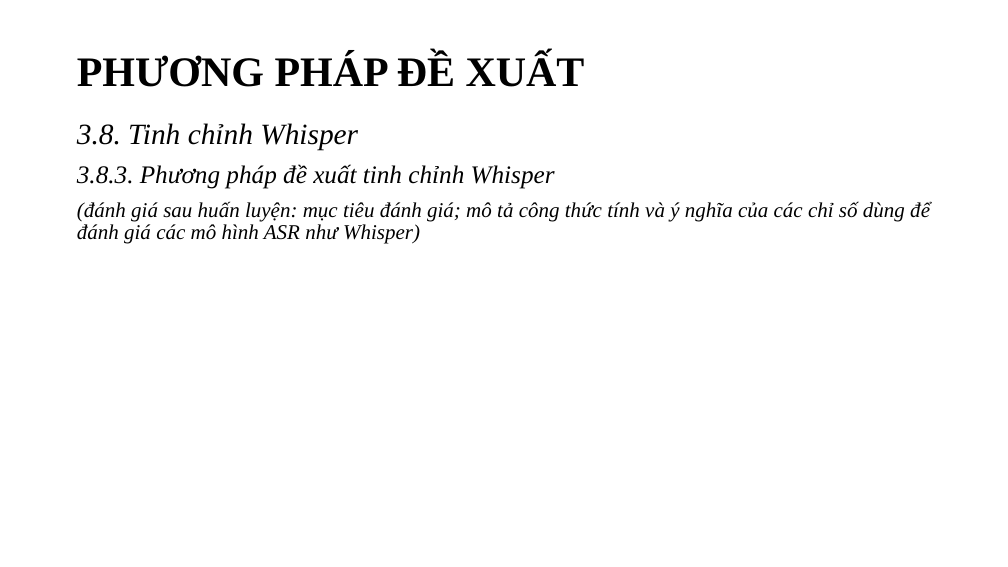
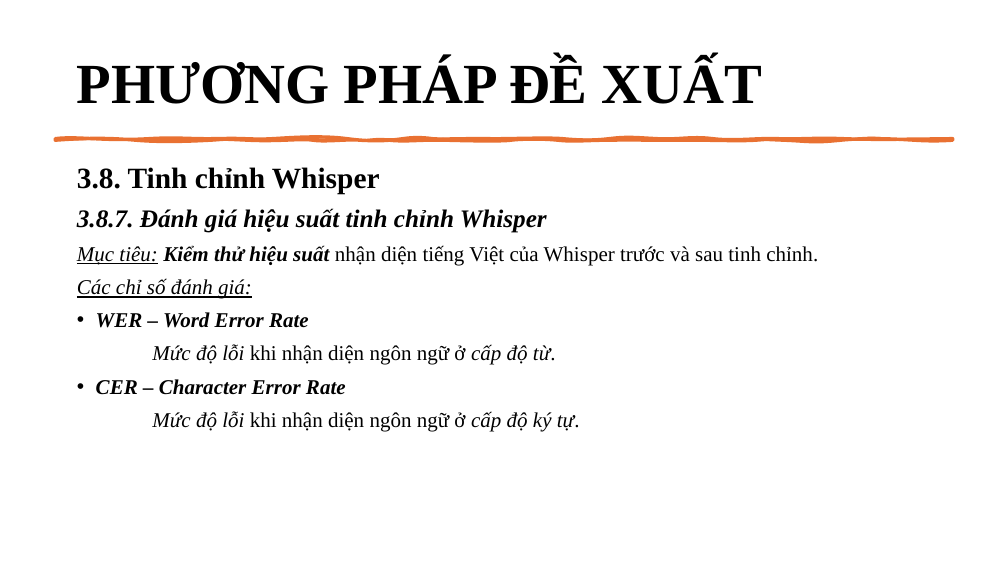
Before and after one commit to ngovanuc/Vietnamese_History_Chatbot, a slide deck: slide 46 of documents/slide bao cao v2.pptx (slide 48 before the commit). Drawn at 1008x567 pixels with LibreOffice and Linux fonts; fonts in the diff are those of the drawing. Boxes give left, top, right and bottom in pixels: in the first picture for what was removed or moved away, otherwise in the second. Text is boxed around its words. In the diff, an @@ line names an element or a change of style, - is before the commit and + after.

Commit message:
Update file bao cao va slide

```diff
--- a/documents/slide bao cao v2.pptx
+++ b/documents/slide bao cao v2.pptx
@@ title "PHƯƠNG PHÁP ĐỀ XUẤT" at [77, 59, 763, 104]: size 40 to 54 pt @@
@@ freeform shape added at [55, 138, 953, 140], fill #E97132, outline #E97132 3.25 pt @@
@@ text "3.8. Tinh chỉnh Whisper": place and size @@
-text "3.8. Tinh chỉnh Whisper" at [77, 123, 930, 244]
+text "3.8. Tinh chỉnh Whisper" at [77, 167, 818, 432]
@@ text at [77, 167, 380, 195]: bold on, italic off in "3.8. Tinh chỉnh Whisper" @@
@@ text at [77, 208, 818, 432]: text changed @@
-3.8.3. Phương pháp đề xuất tinh chỉnh Whisper
-(đánh giá sau huấn luyện: mục tiêu đánh giá; mô tả công thức tính và ý nghĩa của các chỉ số dùng để đánh giá các mô hình ASR như Whisper)
+3.8.7. Đánh giá hiệu suất tinh chỉnh Whisper
+Mục tiêu: Kiểm thử hiệu suất nhận diện tiếng Việt của Whisper trước và sau tinh chỉnh.
+Các chỉ số đánh giá:
+• WER – Word Error Rate
+Mức độ lỗi khi nhận diện ngôn ngữ ở cấp độ từ.
+• CER – Character Error Rate
+Mức độ lỗi khi nhận diện ngôn ngữ ở cấp độ ký tự.
```
Also in this commit, not shown: 39 other slides changed, 3 slides added, 4 slides removed, 1 other file.
